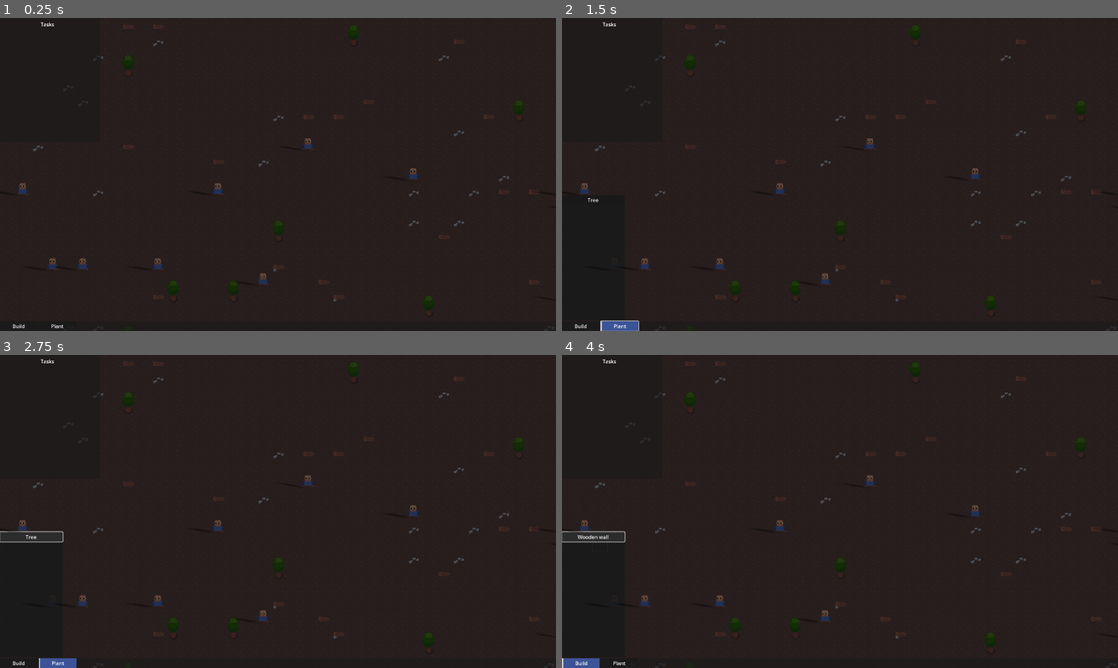
Above: before the commit, frames 1-4 (two rows, left to right).
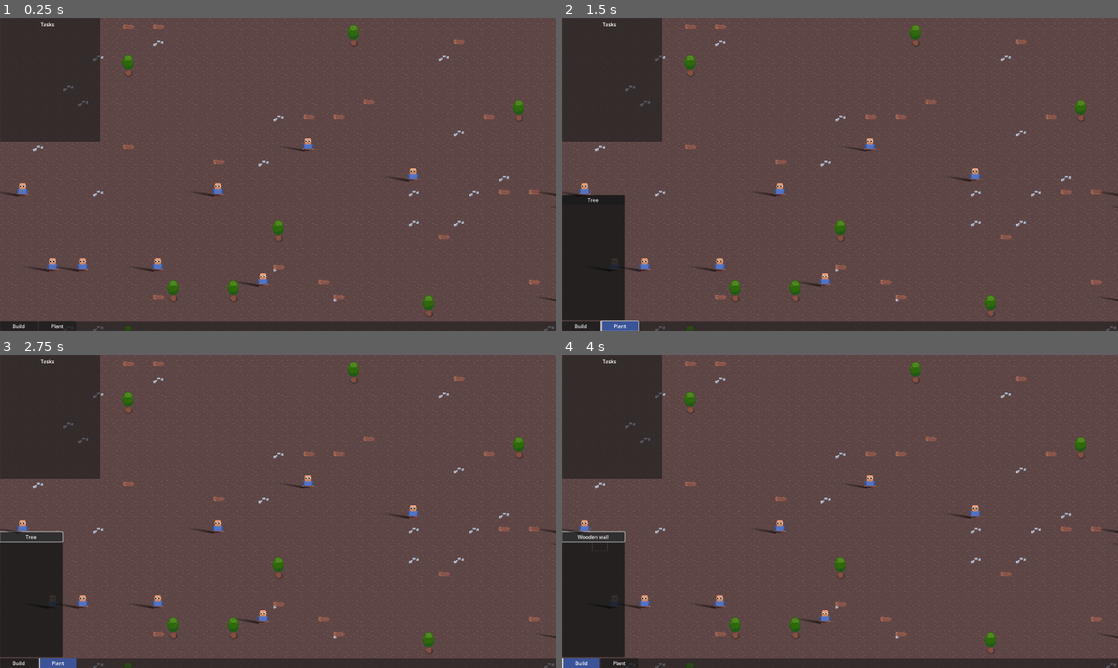
Above: after the commit, the same moments.

Repository: speakk/gnome_village
Game: Godot game, scene res://main.tscn
The game is run twice, just before and just after one commit, with the same random seed, the same clock (stepped at 60 frames per second) and the same inputs.
Inputs:
- Up to frame 1 (0.25 s): no input
- Up to frame 2 (1.5 s): click "Build" at 0.5 s; click "Plant" at 1.25 s
- Up to frame 3 (2.75 s): click "Tree" at 2 s
- Up to frame 4 (4 s): click "Build" at 2.75 s; click "Wooden wall" at 3.5 s

The runs differ from the first frame. In frame 1, 90% of the frame differs, in the area x 0-100%, y 0-100%; in frame 2, 86%; in frame 3, 86%; in frame 4, 86%.

Commit message:
Walls have shadows now too

Diff:
--- a/main.tscn
+++ b/main.tscn
@@ -13,10 +13,10 @@
 
 [sub_resource type="ShaderMaterial" id="ShaderMaterial_t5nmp"]
 shader = ExtResource("6_ujsti")
-shader_parameter/color = null
+shader_parameter/color = Color(0, 0, 0, 0.619608)
 shader_parameter/angle = 160.332
 shader_parameter/len = 47.826
-shader_parameter/fade_margin = 34.565
+shader_parameter/fade_margin = 1.0
 
 [sub_resource type="Gradient" id="Gradient_ntls3"]
 colors = PackedColorArray(0, 0, 0, 0, 1, 1, 1, 0)
@@ -47,7 +47,6 @@
 
 [node name="CanvasModulate" type="CanvasModulate" parent="."]
 z_index = 7
-color = Color(0.421875, 0.421875, 0.421875, 1)
 
 [node name="ShadowLayer" type="CanvasLayer" parent="."]
 follow_viewport_enabled = true
--- a/map/main_map.tscn
+++ b/map/main_map.tscn
@@ -11,43 +11,98 @@
 0:0/0 = 0
 1:0/0 = 0
 
+[sub_resource type="OccluderPolygon2D" id="OccluderPolygon2D_1rb5n"]
+polygon = PackedVector2Array(-12, -12, 12, -12, 12, 12, -12, 12)
+
+[sub_resource type="OccluderPolygon2D" id="OccluderPolygon2D_p5ho3"]
+polygon = PackedVector2Array(-12, -12, 12, -12, 12, 12, -12, 12)
+
+[sub_resource type="OccluderPolygon2D" id="OccluderPolygon2D_7s416"]
+polygon = PackedVector2Array(-12, -12, 12, -12, 12, 12, -12, 12)
+
+[sub_resource type="OccluderPolygon2D" id="OccluderPolygon2D_4g5vh"]
+polygon = PackedVector2Array(-12, -12, 12, -12, 12, 12, -12, 12)
+
+[sub_resource type="OccluderPolygon2D" id="OccluderPolygon2D_u56co"]
+polygon = PackedVector2Array(-12, -12, 12, -12, 12, 12, -12, 12)
+
+[sub_resource type="OccluderPolygon2D" id="OccluderPolygon2D_1xy7k"]
+polygon = PackedVector2Array(-12, -12, 12, -12, 12, 12, -12, 12)
+
+[sub_resource type="OccluderPolygon2D" id="OccluderPolygon2D_gfcg3"]
+polygon = PackedVector2Array(-12, -12, 12, -12, 12, 12, -12, 12)
+
+[sub_resource type="OccluderPolygon2D" id="OccluderPolygon2D_n7g37"]
+polygon = PackedVector2Array(-12, -12, 12, -12, 12, 12, -12, 12)
+
+[sub_resource type="OccluderPolygon2D" id="OccluderPolygon2D_1op7m"]
+polygon = PackedVector2Array(-12, -12, 12, -12, 12, 12, -12, 12)
+
+[sub_resource type="OccluderPolygon2D" id="OccluderPolygon2D_xb851"]
+polygon = PackedVector2Array(-12, -12, 12, -12, 12, 12, -12, 12)
+
+[sub_resource type="OccluderPolygon2D" id="OccluderPolygon2D_vana2"]
+polygon = PackedVector2Array(-12, -12, 12, -12, 12, 12, -12, 12)
+
+[sub_resource type="OccluderPolygon2D" id="OccluderPolygon2D_5oscy"]
+polygon = PackedVector2Array(-12, -12, 12, -12, 12, 12, -12, 12)
+
+[sub_resource type="OccluderPolygon2D" id="OccluderPolygon2D_ysqx5"]
+polygon = PackedVector2Array(-12, -12, 12, -12, 12, 12, -12, 12)
+
+[sub_resource type="OccluderPolygon2D" id="OccluderPolygon2D_md5ol"]
+polygon = PackedVector2Array(-12, -12, 12, -12, 12, 12, -12, 12)
+
+[sub_resource type="OccluderPolygon2D" id="OccluderPolygon2D_m5xif"]
+polygon = PackedVector2Array(-12, -12, 12, -12, 12, 12, -12, 12)
+
+[sub_resource type="OccluderPolygon2D" id="OccluderPolygon2D_evyfr"]
+polygon = PackedVector2Array(-12, -12, 12, -12, 12, 12, -12, 12)
+
 [sub_resource type="TileSetAtlasSource" id="TileSetAtlasSource_6kq6j"]
 texture = ExtResource("2_djkpl")
 texture_region_size = Vector2i(24, 24)
 0:0/0 = 0
 0:0/0/terrain_set = 0
 0:0/0/terrain = 0
+0:0/0/occlusion_layer_0/polygon = SubResource("OccluderPolygon2D_1rb5n")
 0:0/0/terrains_peering_bit/bottom_side = 0
 1:0/0 = 0
 1:0/0/terrain_set = 0
 1:0/0/terrain = 0
+1:0/0/occlusion_layer_0/polygon = SubResource("OccluderPolygon2D_u56co")
 1:0/0/terrains_peering_bit/right_side = 0
 1:0/0/terrains_peering_bit/bottom_side = 0
 2:0/0 = 0
 2:0/0/terrain_set = 0
 2:0/0/terrain = 0
+2:0/0/occlusion_layer_0/polygon = SubResource("OccluderPolygon2D_1op7m")
 2:0/0/terrains_peering_bit/right_side = 0
 2:0/0/terrains_peering_bit/bottom_side = 0
 2:0/0/terrains_peering_bit/left_side = 0
 3:0/0 = 0
 3:0/0/terrain_set = 0
 3:0/0/terrain = 0
+3:0/0/occlusion_layer_0/polygon = SubResource("OccluderPolygon2D_ysqx5")
 3:0/0/terrains_peering_bit/bottom_side = 0
 3:0/0/terrains_peering_bit/left_side = 0
 0:1/0 = 0
 0:1/0/terrain_set = 0
 0:1/0/terrain = 0
+0:1/0/occlusion_layer_0/polygon = SubResource("OccluderPolygon2D_p5ho3")
 0:1/0/terrains_peering_bit/bottom_side = 0
 0:1/0/terrains_peering_bit/top_side = 0
 1:1/0 = 0
 1:1/0/terrain_set = 0
 1:1/0/terrain = 0
+1:1/0/occlusion_layer_0/polygon = SubResource("OccluderPolygon2D_1xy7k")
 1:1/0/terrains_peering_bit/right_side = 0
 1:1/0/terrains_peering_bit/bottom_side = 0
 1:1/0/terrains_peering_bit/top_side = 0
 2:1/0 = 0
 2:1/0/terrain_set = 0
 2:1/0/terrain = 0
+2:1/0/occlusion_layer_0/polygon = SubResource("OccluderPolygon2D_xb851")
 2:1/0/terrains_peering_bit/right_side = 0
 2:1/0/terrains_peering_bit/bottom_side = 0
 2:1/0/terrains_peering_bit/left_side = 0
@@ -55,50 +110,61 @@
 3:1/0 = 0
 3:1/0/terrain_set = 0
 3:1/0/terrain = 0
+3:1/0/occlusion_layer_0/polygon = SubResource("OccluderPolygon2D_md5ol")
 3:1/0/terrains_peering_bit/bottom_side = 0
 3:1/0/terrains_peering_bit/left_side = 0
 3:1/0/terrains_peering_bit/top_side = 0
 0:2/0 = 0
 0:2/0/terrain_set = 0
 0:2/0/terrain = 0
+0:2/0/occlusion_layer_0/polygon = SubResource("OccluderPolygon2D_7s416")
 0:2/0/terrains_peering_bit/top_side = 0
 1:2/0 = 0
 1:2/0/terrain_set = 0
 1:2/0/terrain = 0
+1:2/0/occlusion_layer_0/polygon = SubResource("OccluderPolygon2D_gfcg3")
 1:2/0/terrains_peering_bit/right_side = 0
 1:2/0/terrains_peering_bit/top_side = 0
 2:2/0 = 0
 2:2/0/terrain_set = 0
 2:2/0/terrain = 0
+2:2/0/occlusion_layer_0/polygon = SubResource("OccluderPolygon2D_vana2")
 2:2/0/terrains_peering_bit/right_side = 0
 2:2/0/terrains_peering_bit/left_side = 0
 2:2/0/terrains_peering_bit/top_side = 0
 3:2/0 = 0
 3:2/0/terrain_set = 0
 3:2/0/terrain = 0
+3:2/0/occlusion_layer_0/polygon = SubResource("OccluderPolygon2D_m5xif")
 3:2/0/terrains_peering_bit/left_side = 0
 3:2/0/terrains_peering_bit/top_side = 0
 0:3/0 = 0
 0:3/0/terrain_set = 0
 0:3/0/terrain = 0
+0:3/0/occlusion_layer_0/polygon = SubResource("OccluderPolygon2D_4g5vh")
 1:3/0 = 0
 1:3/0/terrain_set = 0
 1:3/0/terrain = 0
+1:3/0/occlusion_layer_0/polygon = SubResource("OccluderPolygon2D_n7g37")
 1:3/0/terrains_peering_bit/right_side = 0
 2:3/0 = 0
 2:3/0/terrain_set = 0
 2:3/0/terrain = 0
+2:3/0/occlusion_layer_0/polygon = SubResource("OccluderPolygon2D_5oscy")
 2:3/0/terrains_peering_bit/right_side = 0
 2:3/0/terrains_peering_bit/left_side = 0
 3:3/0 = 0
 3:3/0/terrain_set = 0
 3:3/0/terrain = 0
+3:3/0/occlusion_layer_0/polygon = SubResource("OccluderPolygon2D_evyfr")
 3:3/0/terrains_peering_bit/left_side = 0
 10:3/0 = 0
 11:3/0 = 0
 
 [sub_resource type="TileSet" id="TileSet_17sb5"]
 tile_size = Vector2i(24, 24)
+occlusion_layer_0/light_mask = 1
+occlusion_layer_0/sdf_collision = true
 terrain_set_0/mode = 0
 terrain_set_0/terrain_0/name = "walls"
 terrain_set_0/terrain_0/color = Color(0.5, 0.34375, 0.25, 1)
--- a/task_handler/TaskHandler.gd
+++ b/task_handler/TaskHandler.gd
@@ -10,7 +10,7 @@
 	Events.blueprint_placed.connect(_blueprint_placed)
 	$Tasks.child_entered_tree.connect(_tasks_changed)
 	$Tasks.child_exiting_tree.connect(_tasks_changed)
-	$Tasks.child_order_changed.connect(_tasks_changed)
+	$Tasks.child_order_changed.connect(func() -> void: _refresh_debug_tree($Tasks.get_children()))
 	Events.task_finished.connect(func(_task: Task) -> void: _refresh_debug_tree($Tasks.get_children()))
 
 func _tasks_changed(_node: Node) -> void:
Not shown: 1 places in map/main_map.tscn that only renumber resources
